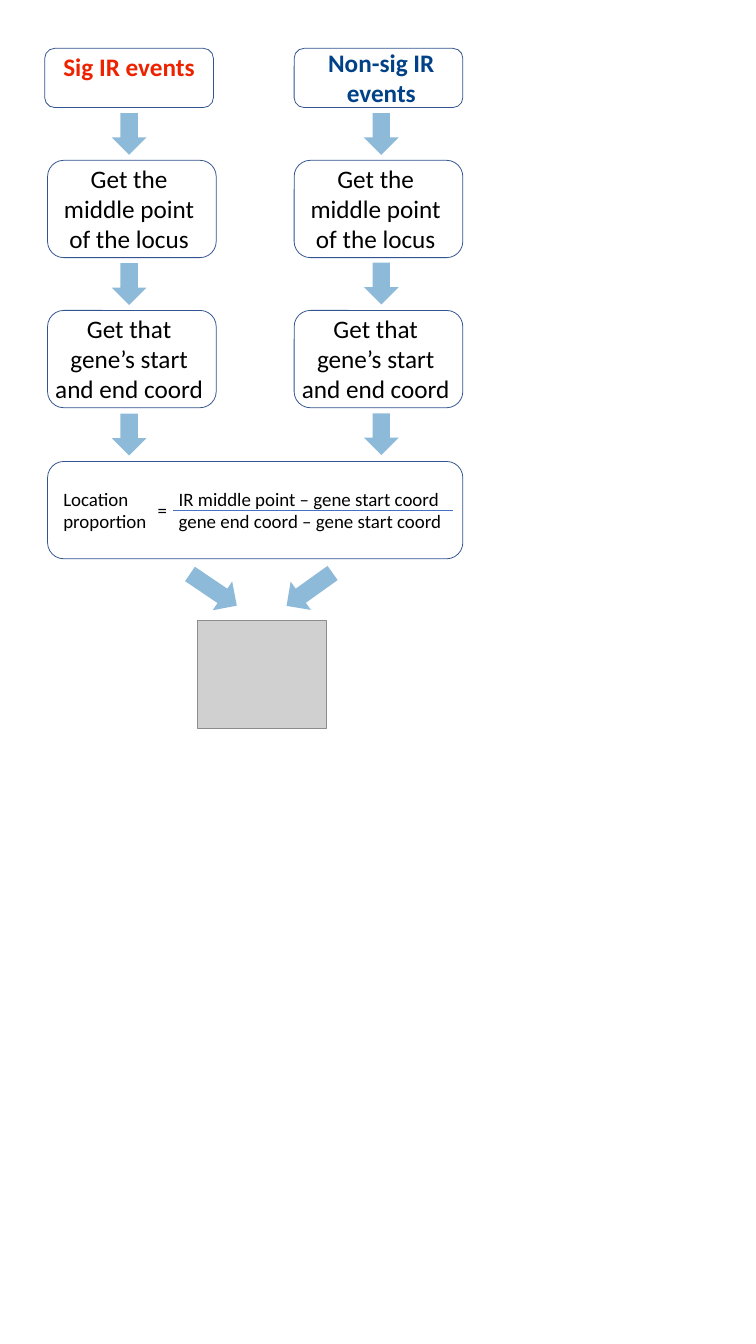
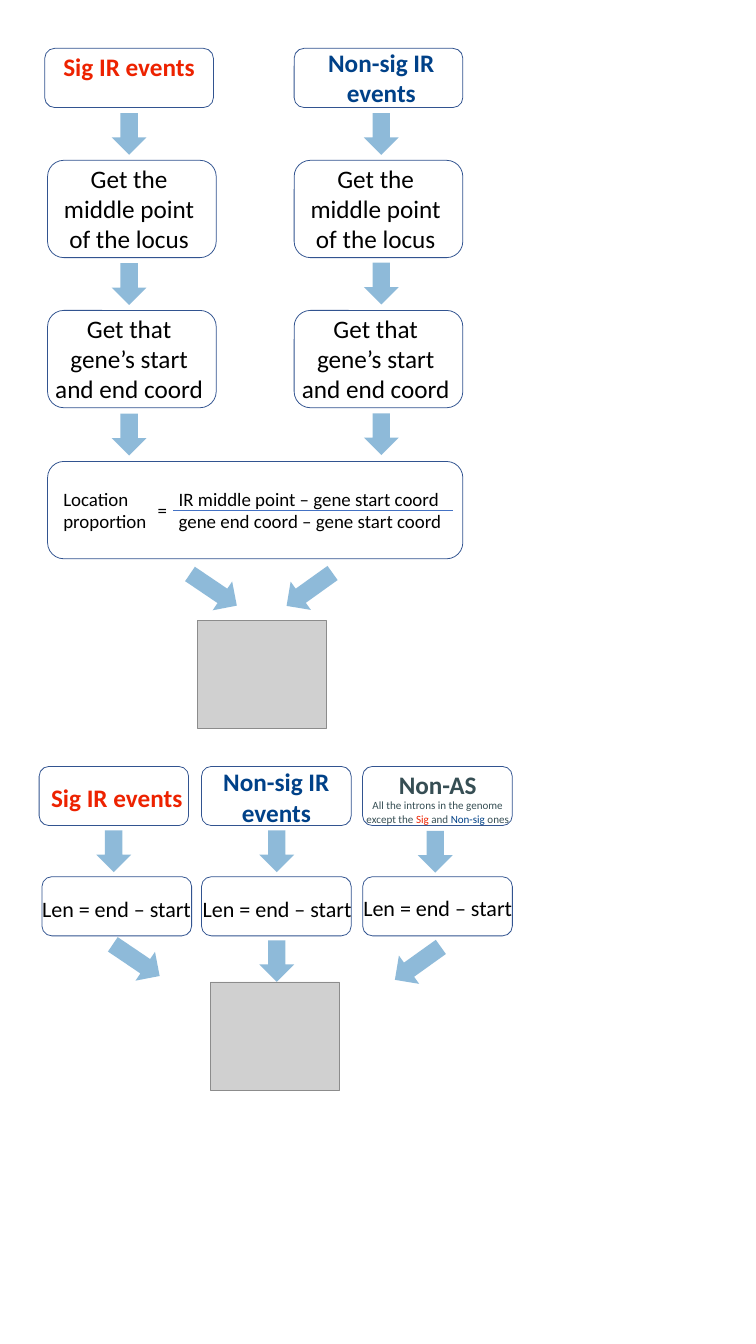
Before and after one commit to Anqi-Dai/SDE2, a slide deck: slide 5 of analysis/14_Day3/analysis/15_true_and_false/workflow chart/workflow chart.pptx. Drawn at 756x1344 pixels with LibreOffice and Linux fonts; fonts in the diff are those of the drawing; grey boxes stand for pictures. Boxes give left, top, right and bottom in pixels: in the first picture for what was removed or moved away, otherwise in the second. Text is boxed around its words. In the diff, an @@ line names an element or a change of style, - is before the commit and + after.

```diff
--- a/analysis/14_Day3/analysis/15_true_and_false/workflow chart/workflow chart.pptx
+++ b/analysis/14_Day3/analysis/15_true_and_false/workflow chart/workflow chart.pptx
@@ rounded rectangle added at [39,767,189,826], outline #325491 1 pt @@
@@ rounded rectangle added at [201,767,351,826], outline #325491 1 pt @@
@@ text added at [223,773,329,826], 32 pt, text #004188, bold @@
+Non-sig IR events
@@ rounded rectangle added at [363,767,513,826], outline #325491 1 pt @@
@@ text added at [399,777,477,794], 32 pt, text #364E54, bold @@
+Non-AS
@@ text added at [51,789,182,812], 32 pt, text #ED2200, bold @@
+Sig IR events
@@ text added at [366,801,508,826], 14 pt, text #364E54 @@
+All the introns in the genome except the Sig and Non-sig ones
@@ down arrow added at [96,830,131,872], fill #1F77B4 at 50% opacity @@
@@ down arrow added at [259,830,294,872], fill #1F77B4 at 50% opacity @@
@@ down arrow added at [418,831,453,873], fill #1F77B4 at 50% opacity @@
@@ rounded rectangle added at [42,877,192,936], outline #325491 1 pt @@
@@ text added at [42,899,191,924], 28 pt, text #000000 @@
+Len = end – start
@@ rounded rectangle added at [201,877,351,936], outline #325491 1 pt @@
@@ rounded rectangle added at [363,877,513,936], outline #325491 1 pt @@
@@ text added at [203,901,351,917], 28 pt, text #000000 @@
+Len = end – start
@@ text added at [363,900,512,916], 28 pt, text #000000 @@
+Len = end – start
@@ down arrow added at [103,930,170,990], fill #1F77B4 at 50% opacity @@
@@ down arrow added at [259,941,294,982], fill #1F77B4 at 50% opacity @@
@@ down arrow added at [385,933,451,994], fill #1F77B4 at 50% opacity @@
@@ picture added at [210,982,339,1091] @@
```
Also in this commit, not shown: 1 other slide changed, 1 slide added, 3 other files.
